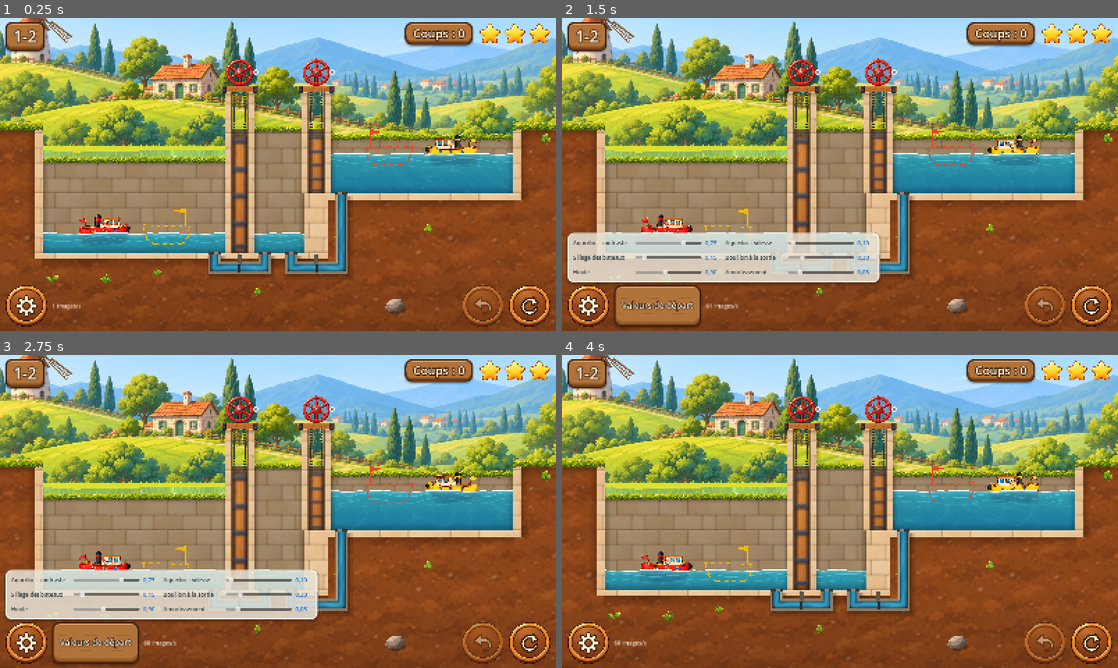
Above: before the commit, frames 1-4 (two rows, left to right).
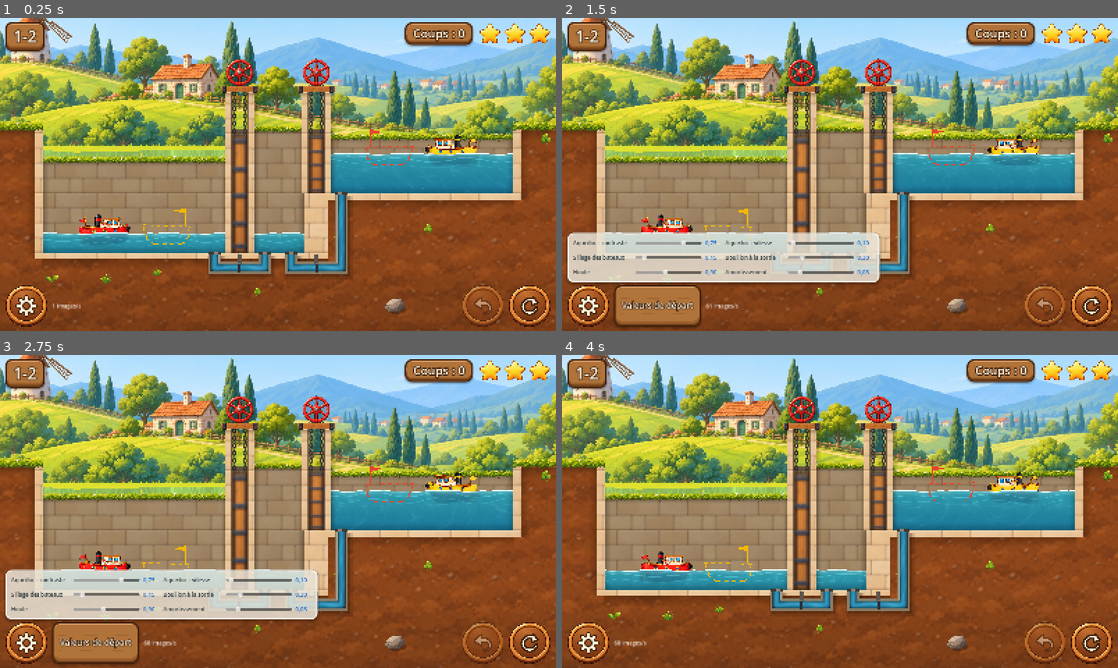
Above: after the commit, the same moments.

Repository: VincentDebaty/station
Game: Godot game, scene res://principal.tscn
Same seed, same stepped clock (60 frames per second), same inputs: the game is played once before the commit and once after it.
Inputs (mouse positions are in pixels of both pictures, inside the frame that each line leads up to):
- Up to frame 1 (0.25 s): no input
- Up to frame 2 (1.5 s): click (1090, 305) at 0.5 s; click (589, 305) at 1.25 s
- Up to frame 3 (2.75 s): click "Valeurs de départ" at 2 s
- Up to frame 4 (4 s): click (1090, 642) at 2.75 s; click (589, 642) at 3.52 s

The runs differ from the first frame. In frame 1, 0.2% of the frame differs, in the area x 41-61%, y 16-37%; in frame 2, 0.2%; in frame 3, 0.2%; in frame 4, 0.2%.

Commit message:
Les chaînes des portes montent avec le vantail, et la puce à côté des roues disparaît
Vincent : « ce serait bien que les chaînes qui font soulever les portes
bougent également ». Les points de la chaîne étaient accrochés à la traverse :
quand le vantail montait, la chaîne raccourcissait, mais rien ne défilait. Les
maillons partent maintenant du haut du vantail, sur une manille : ils montent
avec lui et rentrent dans la traverse. Au passage, le lot 6 de PLAN-RENDU.md :
de vrais maillons de 9 px, alternés de face (anneau ovale) et de profil
(barre), gris acier avec un reflet, au lieu du « collier de perles » relevé
par l'analyse graphique.

La puce verte ou grise à droite de chaque roue (vanne ouverte ou fermée) est
retirée à la demande de Vincent. Le vantail et l'aqueduc disent déjà l'état
de la vanne.

Co-Authored-By: Claude Opus 5.5 <noreply@anthropic.com>

Diff:
--- a/prototypes/ecluses-godot/porte.gd
+++ b/prototypes/ecluses-godot/porte.gd
@@ -190,16 +190,39 @@
 	_mat_bois.set_shader_parameter("tranche", 0.0)
 	_chaines.queue_redraw()
 
+# Les deux chaînes, de la traverse au haut du vantail. Elles sont ACCROCHÉES
+# AU VANTAIL : quand il monte, les maillons montent avec lui et rentrent dans la
+# traverse, au lieu d'une chaîne fixe qui raccourcit (Vincent : « ce serait
+# bien que les chaînes bougent »). De vrais maillons, alternés de face et de
+# profil, plutôt qu'un collier de points (analyse graphique, lot 6).
+const MAILLON := 9.0
 func _dessiner_chaines() -> void:
-	# deux chaînes, de la traverse au haut du vantail tant qu'il est visible dessous
 	var haut := bas_y - _hauteur()
-	var cache := y_portique
+	var cache := y_portique              # au-dessus, la traverse cache la chaîne
 	if haut <= cache: return
+	var acier := Color("#34353a")
+	var reflet := Color("#9a9ca3")
 	for x in [gx0 + 16.0, gx1 - 16.0]:
-		var y := cache
-		while y < haut:
-			_chaines.draw_circle(Vector2(x, y + 3.0), 2.6, Color("#3a3a3e"))
-			y += 7.0
+		# la manille, sur le haut du vantail
+		_chaines.draw_rect(Rect2(x - 4.0, haut - 3.0, 8.0, 4.0), acier)
+		var y := haut - 2.0
+		var j := 0
+		while y > cache - MAILLON:
+			var m := Vector2(x, y - MAILLON * 0.5)
+			if j % 2 == 0:
+				# de face : un anneau ovale
+				var anneau := PackedVector2Array()
+				for k in 13:
+					var t := TAU * k / 12.0
+					anneau.append(m + Vector2(cos(t) * 3.4, sin(t) * MAILLON * 0.62))
+				_chaines.draw_polyline(anneau, acier, 2.4, true)
+				_chaines.draw_line(m + Vector2(-1.6, -MAILLON * 0.35), m + Vector2(-1.6, MAILLON * 0.05), reflet, 1.0, true)
+			else:
+				# de profil : une barre
+				_chaines.draw_line(m + Vector2(0, -MAILLON * 0.62), m + Vector2(0, MAILLON * 0.62), acier, 2.8, true)
+				_chaines.draw_line(m + Vector2(-0.6, -MAILLON * 0.4), m + Vector2(-0.6, MAILLON * 0.1), reflet, 0.9, true)
+			y -= MAILLON
+			j += 1
 
 func _dessiner_roue() -> void:
 	var c := centre_roue()
@@ -217,7 +240,6 @@
 		roue.draw_set_transform(c, _angle)
 		roue.draw_texture_rect(tr, Rect2(-R, -R, 2.0 * R, 2.0 * R), false)
 		roue.draw_set_transform(Vector2.ZERO)
-		_pastille(c, r)
 		return
 	roue.draw_arc(c, r, 0, TAU, 40, sombre, 10.0, true)
 	roue.draw_arc(c, r, 0, TAU, 40, rouge, 7.0, true)
@@ -231,10 +253,3 @@
 			roue.draw_circle(c + d * (r + 4.0), 3.5, sombre)
 	roue.draw_circle(c, 7.0, sombre)
 	roue.draw_circle(c, 4.0, Color("#e9e2d8"))
-	_pastille(c, r)
-
-# la vanne : une pastille verte quand elle est ouverte, à côté de la roue
-func _pastille(c: Vector2, r: float) -> void:
-	var p := c + Vector2(r + 13, 0)
-	roue.draw_circle(p, 6.0, Color(1, 1, 1, 0.9))
-	roue.draw_circle(p, 4.0, Color("#2f9e58") if vanne_ouverte else Color("#8a8f92"))
Not shown, changed: prototypes/ecluses-godot/PLAN-RENDU.md
